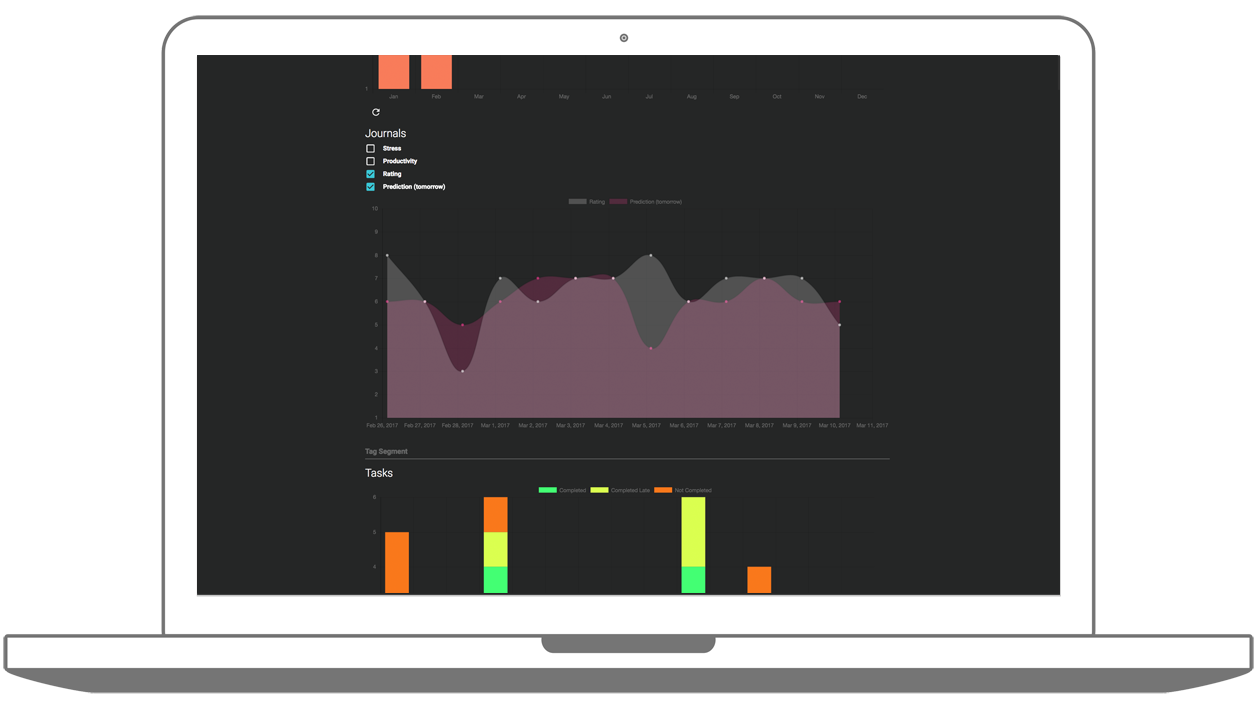
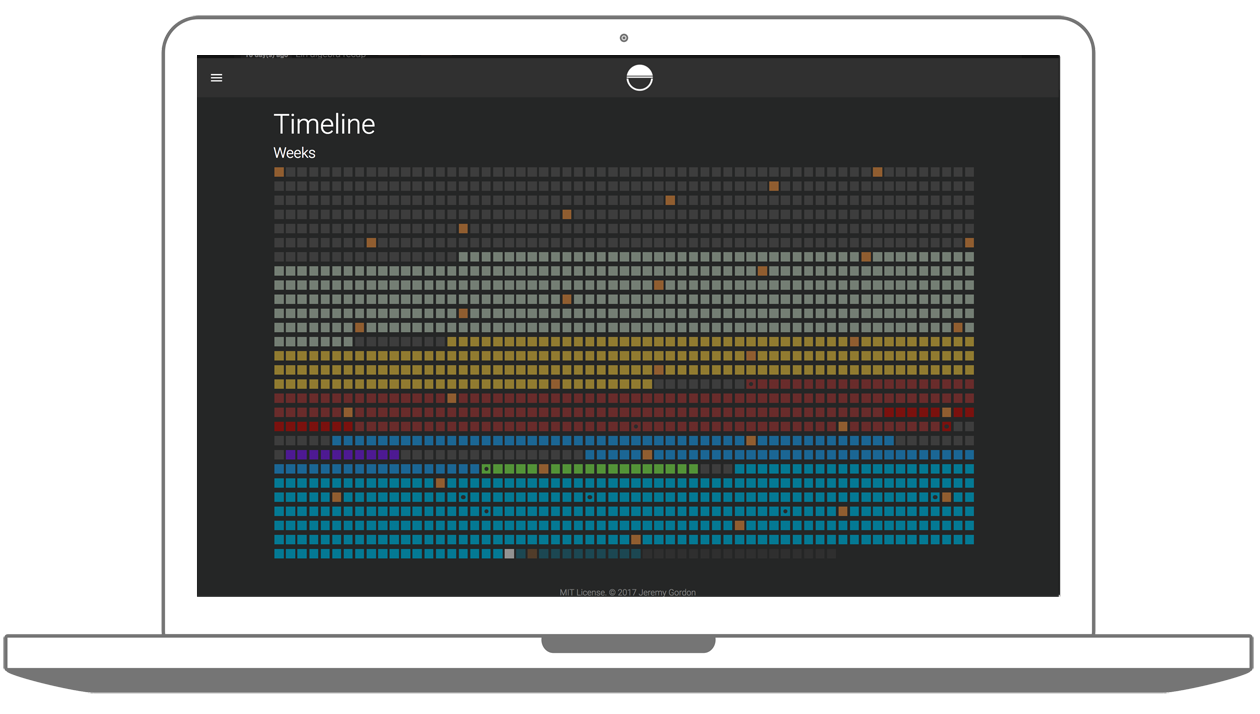
Comparing the layer stacks of the two 1260×714 images. Changes:
added layer "Layer 6" above "Layer 5" over (197, 58, 1059, 597)
added layer "Layer 5" above "Layer 4" over (197, 55, 1059, 594)
